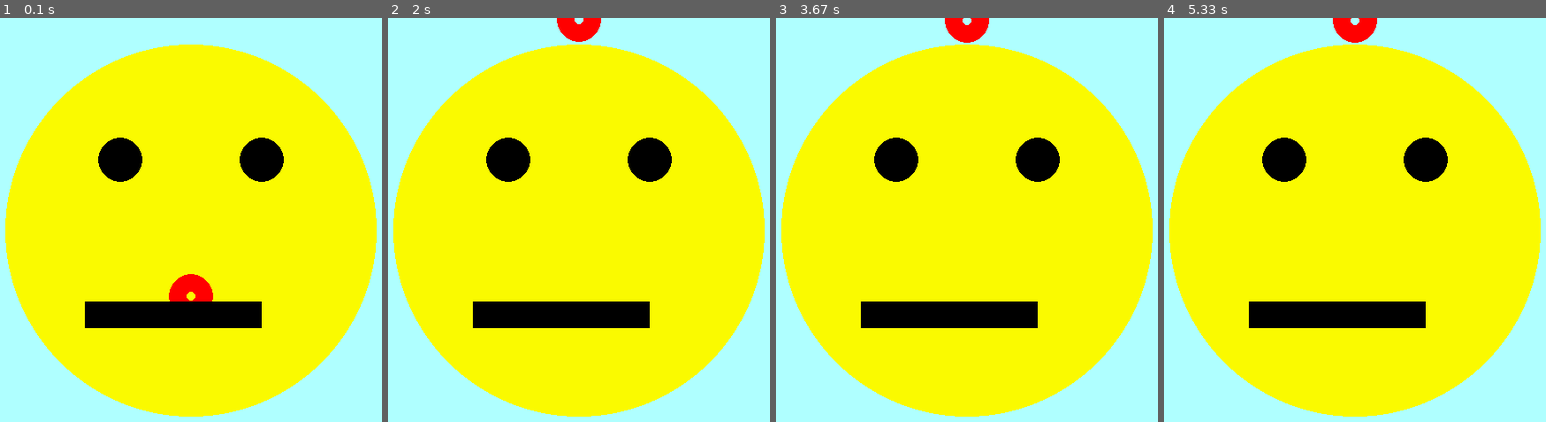
Above: before the commit, frames 1-4 (left to right).
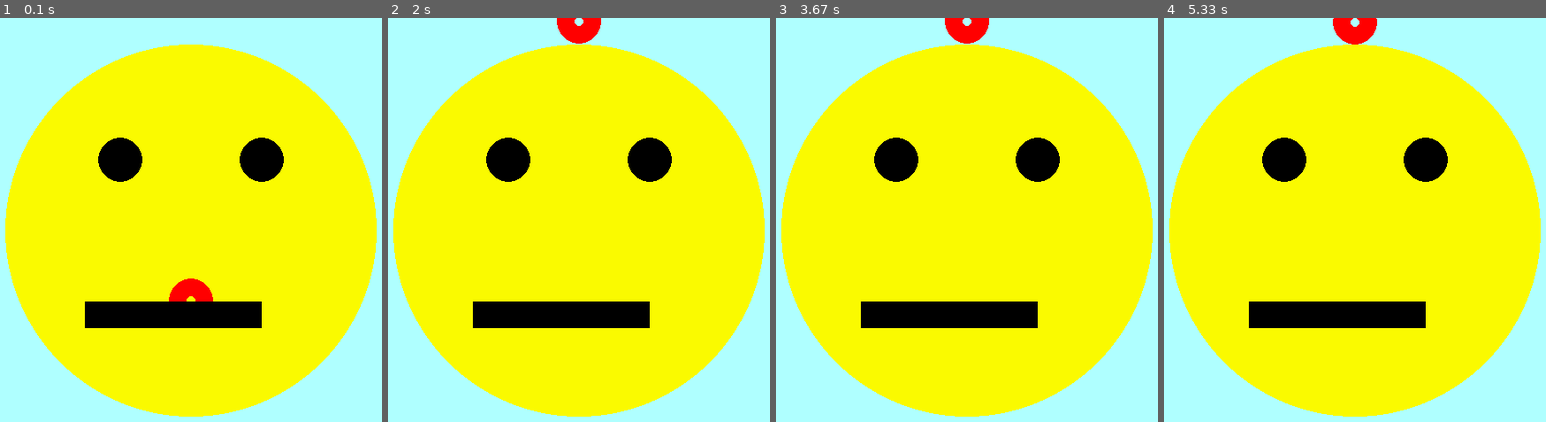
Above: after the commit, the same moments.

Repository: Rosebotics/PythonGameDesign2018
Game: pygame game, started from camp/Jake/Day 1 - The Game Loop, Colors, Drawing and Animation/06-InteractingWithAPlayer.py
The game is run twice, just before and just after one commit, with the same random seed, the same clock (stepped at 60 frames per second) and the same inputs.
Inputs:
- Up to frame 1 (0.1 s): no input
- Up to frame 2 (2 s): hold Right 0.33-0.8 s; hold Right 0.83-1.3 s; hold Right 1.33-1.97 s
- Up to frame 3 (3.67 s): hold Right 2-2.47 s; hold Right 2.5-2.97 s; hold Right 3-3.63 s
- Up to frame 4 (5.33 s): hold Right 3.67-4.13 s; hold Right 4.17-4.63 s; hold Right 4.67-5.3 s

The runs differ from the first frame. In frame 1, 0.2% of the frame differs, in the area x 44-56%, y 63-71%; in frame 2, less than 0.1%; in frame 3, less than 0.1%; in frame 4, less than 0.1%.

Commit message:
Jake Price day 2 additions

Diff:
--- a/camp/Jake/Day 1 - The Game Loop, Colors, Drawing and Animation/06-InteractingWithAPlayer.py
+++ b/camp/Jake/Day 1 - The Game Loop, Colors, Drawing and Animation/06-InteractingWithAPlayer.py
@@ -13,7 +13,7 @@
 
 
 while True:
-    clock.tick(50)
+    clock.tick(100)
     for event in pygame.event.get ():
         if event.type == pygame.QUIT:
             sys.exit()
